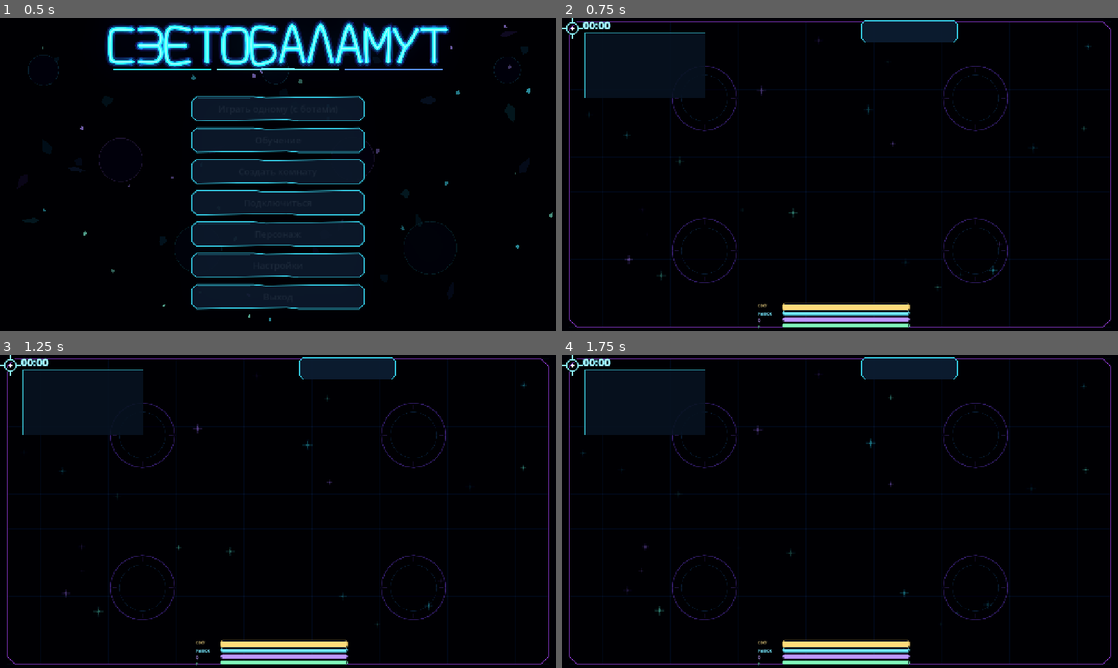
Above: before the commit, frames 1-4 (two rows, left to right).
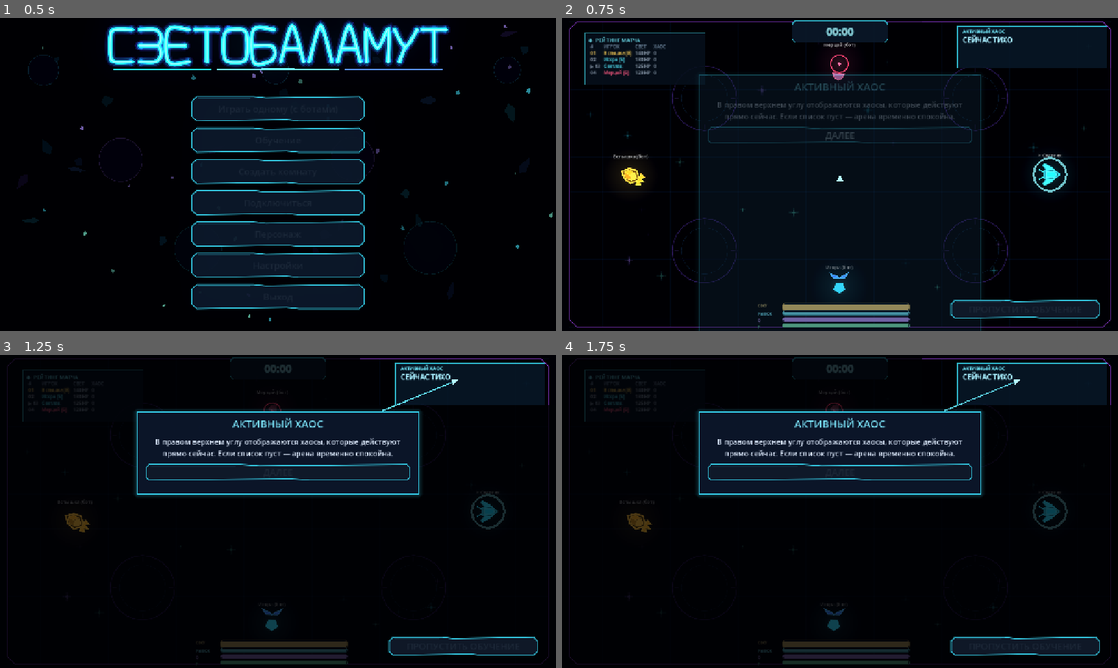
Above: after the commit, the same moments.

Repository: DvoreZZKy/svetobalamut
Game: Godot game, scene res://scenes/menu.tscn
Two runs of this game, one before a commit and one after it. Both use one fixed random seed, a clock stepped at 60 frames per second and the inputs below.
Inputs (mouse positions are in pixels of both pictures, inside the frame that each line leads up to):
- Up to frame 1 (0.5 s): no input
- Up to frame 2 (0.75 s): click "Играть одному (с ботами)" at 0.5 s
- Up to frame 3 (1.25 s): no input
- Up to frame 4 (1.75 s): tap Enter (restart) at 1.25 s; move the mouse to (867, 511) at 1.27 s; hold W (up) from 1.28 s (still down); tap Q (ability) at 1.35 s; click (867, 511) at 1.42 s

Frame 1 is identical in both runs. In frame 2, 14% of the frame differs, in the area x 0-99%, y 0-100%; in frame 3, 25%; in frame 4, 25%.
Error before the commit: Parse Error: Cannot infer the type of "direction" variable because the value doesn't have a set type. (res://scripts/sim.gd:535)

Commit message:
Fix character pulse vector typing

Diff:
--- a/scripts/sim.gd
+++ b/scripts/sim.gd
@@ -532,7 +532,7 @@
 		var offset: Vector2 = target.pos - p.pos
 		var distance := offset.length()
 		if distance <= radius:
-			var direction := offset.normalized() if distance > 0.01 else p.aim
+			var direction: Vector2 = offset.normalized() if distance > 0.01 else p.aim
 			_damage(target, damage * float(p.attack) * (1.0 - 0.35 * distance / radius), p.id, false)
 			target.vel += direction * push * (1.0 - 0.3 * distance / radius)
 	events.append({"t":"ability","x":p.pos.x,"y":p.pos.y,"c":p.ci,"kind":p.kind})
